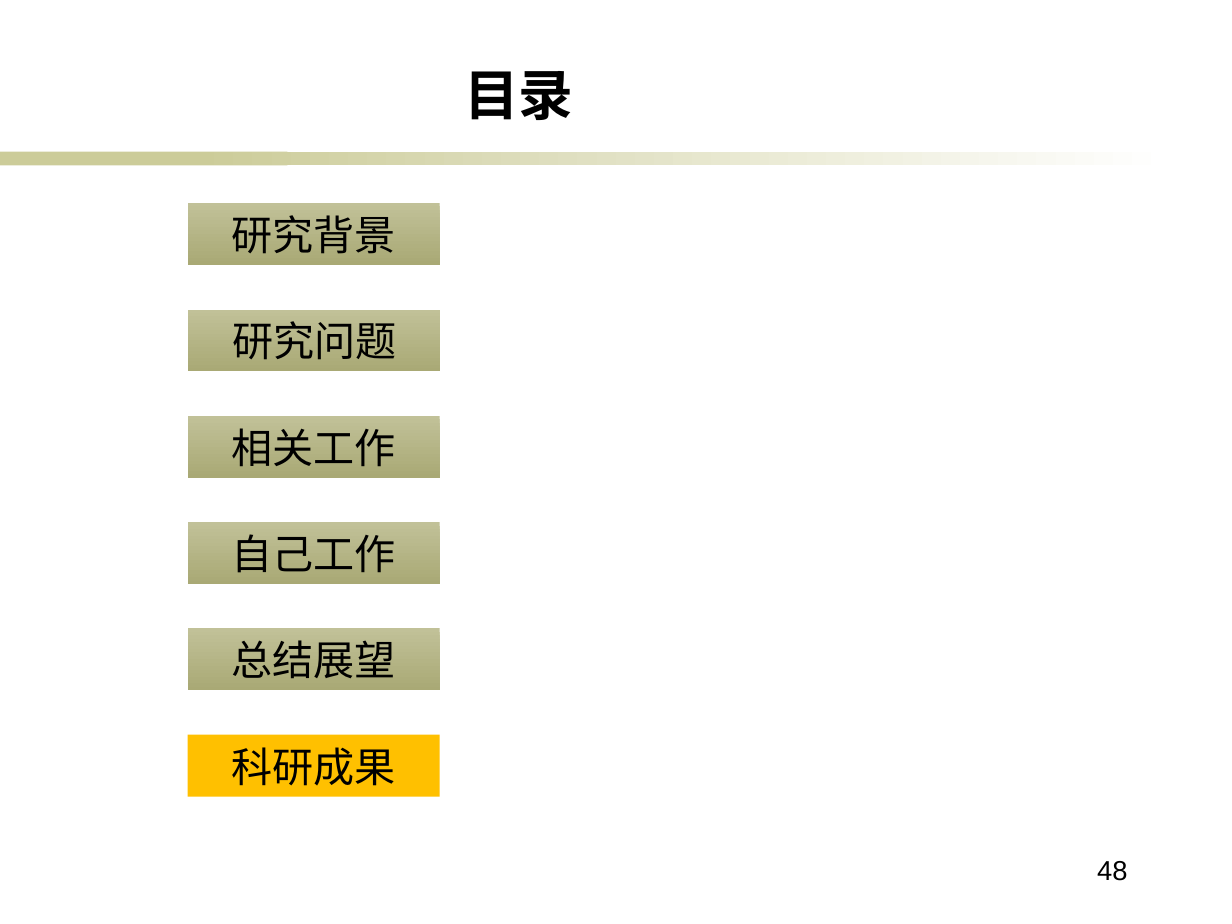
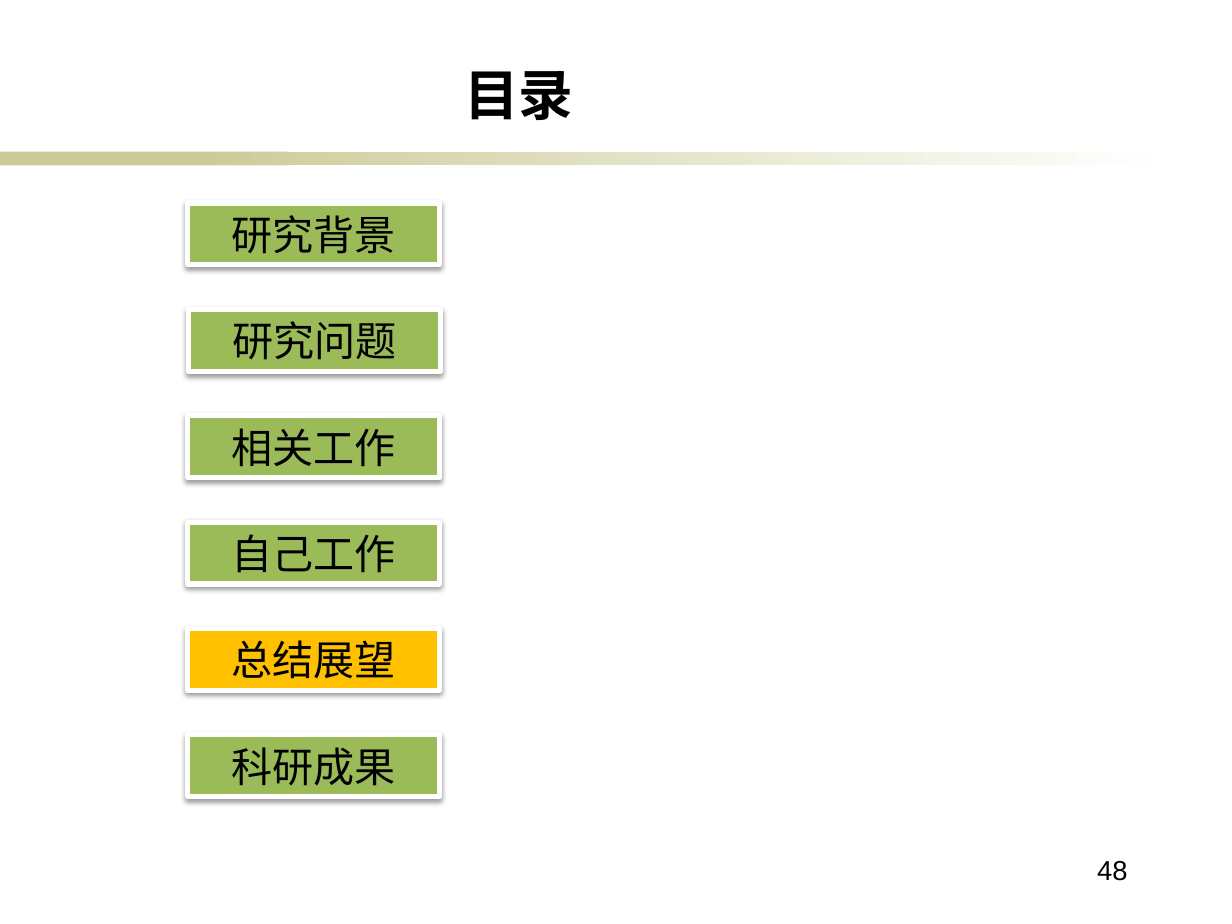
Before and after one commit to ericsonyc/paper, a slide deck: slide 48 of 毕业答辩.pptx. Drawn at 1232x924 pixels with LibreOffice and Linux fonts; fonts in the diff are those of the drawing; background and template pictures are left out. Boxes give left, top, right and bottom in pixels: in the first picture for what was removed or moved away, otherwise in the second. Text is boxed around its words. In the diff, an @@ line names an element or a change of style, - is before the commit and + after.

```diff
--- a/毕业答辩.pptx
+++ b/毕业答辩.pptx
@@ fill gradient #C1C198 to #A9A975 to #9BBB59; outline none to #FFFFFF 3 pt; shadow on in 4 elements at [187,203,440,265], [188,309,441,371], [187,416,440,478], [187,522,440,584] @@
@@ rectangle "总结展望" at [187,628,440,690]: fill gradient #C1C198 to #A9A975 to #FFC000; outline none to #FFFFFF 3 pt; shadow on @@
@@ rectangle "科研成果" at [187,734,440,796]: fill #FFC000 to #9BBB59; outline none to #FFFFFF 3 pt; shadow on @@
```
Also in this commit, not shown: 15 other slides changed, 5 slides added, 2 slides removed, 2 other files.
